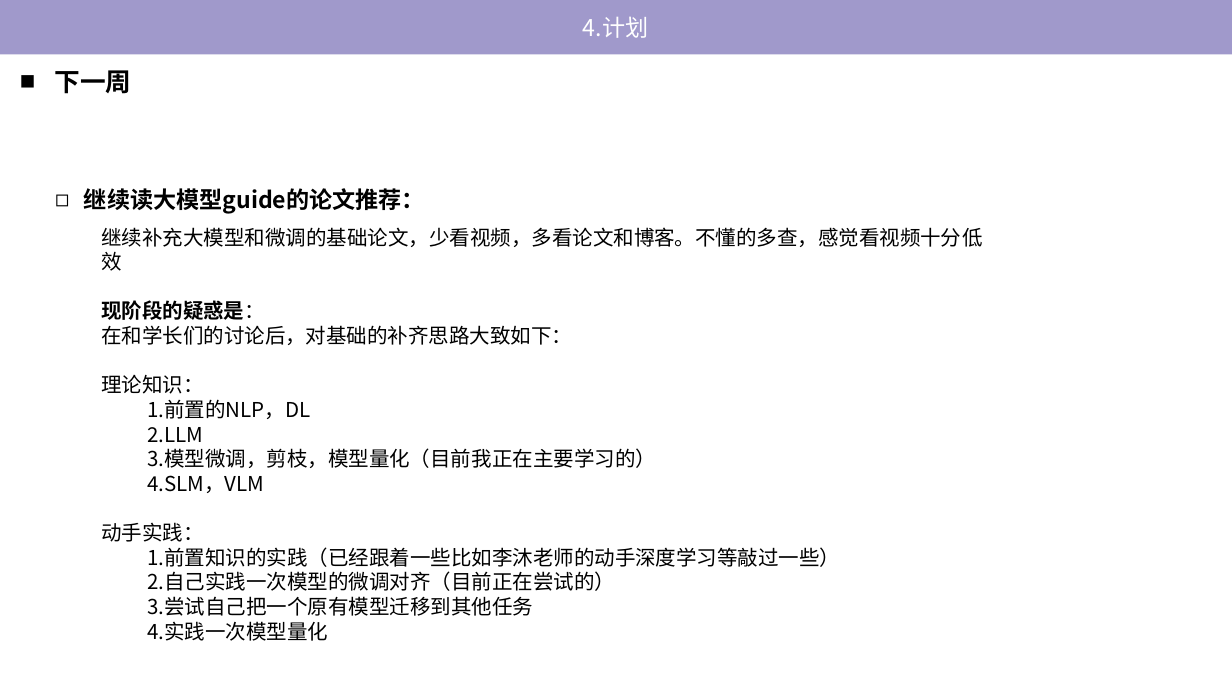
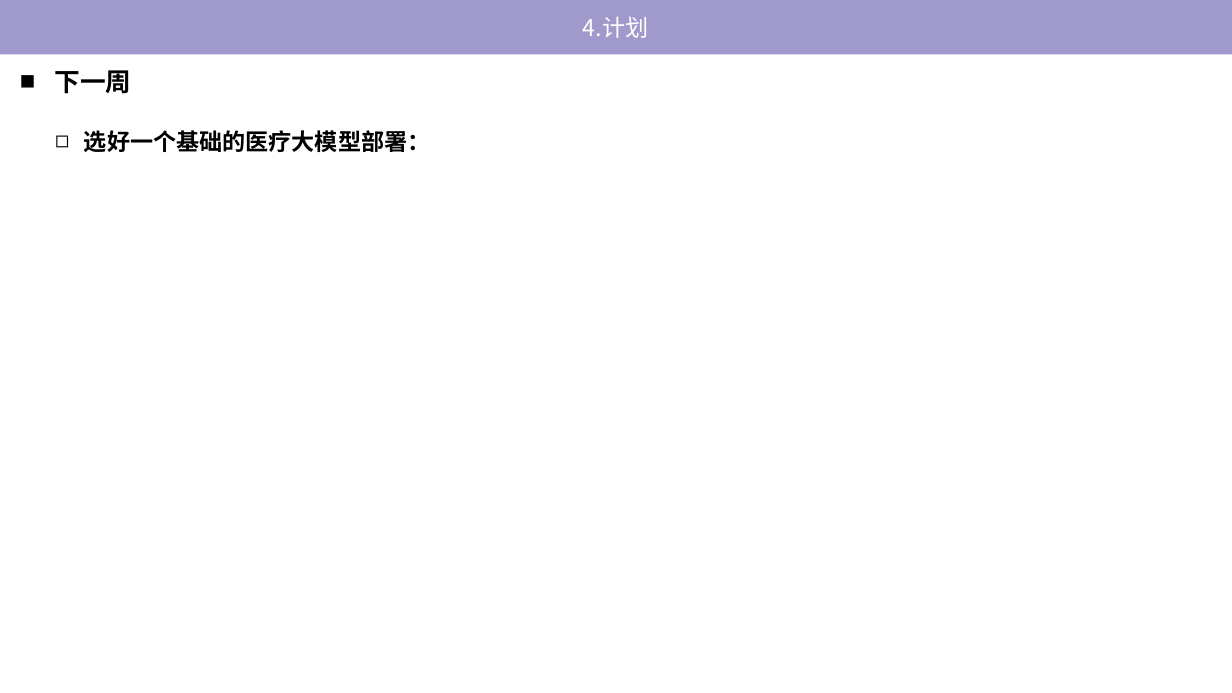
Before and after one commit to tj-messi/cv-computer-visual-tj, a slide deck: slide 12 of 0.组会记录/2024-11-21/report-2024-11-21.pptx (slide 18 before the commit). Drawn at 1232x693 pixels with LibreOffice and Linux fonts; fonts in the diff are those of the drawing. Boxes give left, top, right and bottom in pixels: in the first picture for what was removed or moved away, otherwise in the second. Text is boxed around its words. In the diff, an @@ line names an element or a change of style, - is before the commit and + after.

```diff
--- a/0.组会记录/2024-11-21/report-2024-11-21.pptx
+++ b/0.组会记录/2024-11-21/report-2024-11-21.pptx
@@ text at <box>84,130,430,152</box>: text changed @@
-◻ 继续读大模型guide的论文推荐：
+◻ 选好一个基础的医疗大模型部署：
@@ text removed at <box>101,227,983,641</box> @@
-继续补充大模型和微调的基础论文，少看视频，多看论文和博客。不懂的多查，感觉看视频十分低效
-现阶段的疑惑是：
-在和学长们的讨论后，对基础的补齐思路大致如下：
-理论知识：
-1.前置的NLP，DL
-2.LLM
-3.模型微调，剪枝，模型量化（目前我正在主要学习的）
-4.SLM，VLM
-动手实践：
-1.前置知识的实践（已经跟着一些比如李沐老师的动手深度学习等敲过一些）
-2.自己实践一次模型的微调对齐（目前正在尝试的）
-3.尝试自己把一个原有模型迁移到其他任务
-4.实践一次模型量化
```
Also in this commit, not shown: 4 other slides changed, 3 slides added, 10 slides removed.
